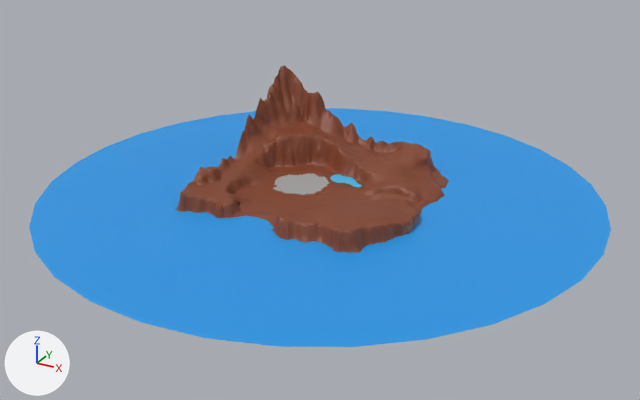
Renders of the glTF model public/models/Landscape.gltf from each side of a commit.
Rendered twice from a 50 mm lens placed at (33.0, -59.9, 29.4), pointed at (0.9, -1.5, 0.2). Arrows for +X, +Y and +Z are at lower left; the lights stay in place. Where no turn or scale is listed for an object, it has been applied to the vertices. Vertices at the same position are counted once.

In view in the first picture: 'Map', 'Ocean', 'Sculpting_map'.
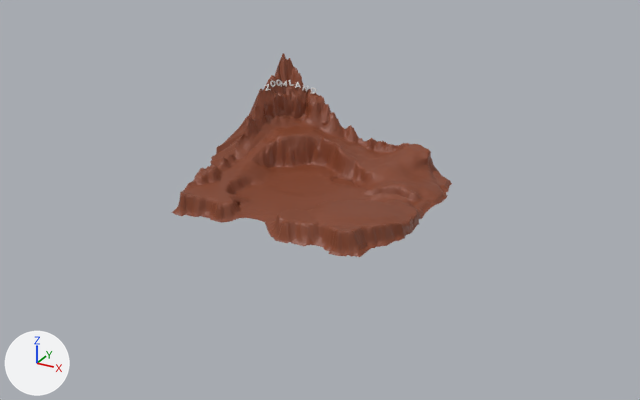
Location of each change, (x1, y1, x2, y2) in pixels of the pictures (640 x 400 px; the box of a moved part takes in the faces that stretch with it):
```json
{"object": "Ocean", "change": "deleted", "before": [29, 108, 611, 347], "on screen": "blue"}
{"object": "Map", "change": "reshaped", "before": [176, 66, 448, 253], "after": [172, 53, 452, 257], "on screen": "9% taller"}
{"object": "Sculpting_map", "change": "deleted", "before": [179, 173, 447, 251]}
{"object": "Text", "change": "added", "after": [264, 79, 317, 94]}
{"part": 1, "of": "me_plane_004", "change": "moved or reshaped", "before": [176, 66, 445, 253], "after": [178, 53, 449, 256]}
```

The change, as JSON lines over the scene's bpy script:
```json
{"block": "me_plane_004", "where": "# used by ob_map; location = (0.0, 0.0, 0.05)"}
{"op": "remove", "block": "me_plane_004", "code": "me_plane_004.from_pydata(...)  # 6073 vertices, 11604 faces; spans x -8.9..9.6, y -9.0..9.3, z -0.3..7.8"}
{"op": "add", "block": "me_plane_004", "code": "me_plane_004.from_pydata(...)  # 6079 vertices, 11605 faces; spans x -12.9..9.6, y -9.0..11.4, z -0.5..8.9"}
{"block": "me_plane_004", "change": "me_plane_004 part 1: 271 vertices moved from x -8.9..9.5, y -9.0..9.3, z -0.2..4.4 to x -8.9..9.5, y -9.0..11.3, z -0.2..4.2; 2132 vertices removed from x -8.9..9.6, y -9.0..9.3, z -0.3..7.8; 2138 vertices added at x -12.9..9.6, y -8.7..11.4, z -0.5..8.9"}
{"op": "add", "block": "me_zoomland", "code": ["me_zoomland = bpy.data.meshes.new('ZOOMLAND')", "me_zoomland.from_pydata(...)  # 183 vertices, 350 faces; spans x -0.01..3.46, y -0.13..3.63, z -0.97..0.58"]}
{"op": "remove", "block": "ob_sculpting_map", "code": ["ob_sculpting_map = bpy.data.objects.new('Sculpting_map', me_plane_002)", "ob_sculpting_map.location = (0.0, 0.0, 0.0)"]}
{"op": "remove", "block": "ob_ocean", "code": ["ob_ocean = bpy.data.objects.new('Ocean', me_circle)", "ob_ocean.location = (0.0, 0.0, 0.04)"]}
{"op": "add", "block": "ob_text", "code": ["ob_text = bpy.data.objects.new('Text', me_zoomland)", "ob_text.location = (-8.82, 5.55, 6.47)"]}
```
